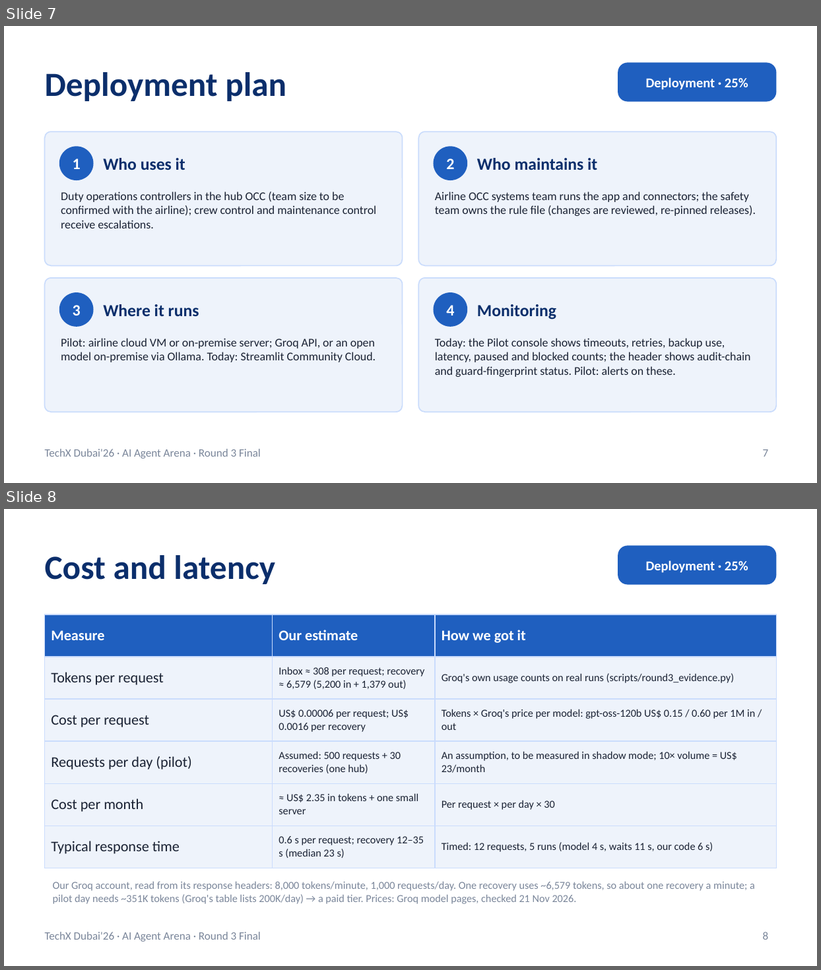
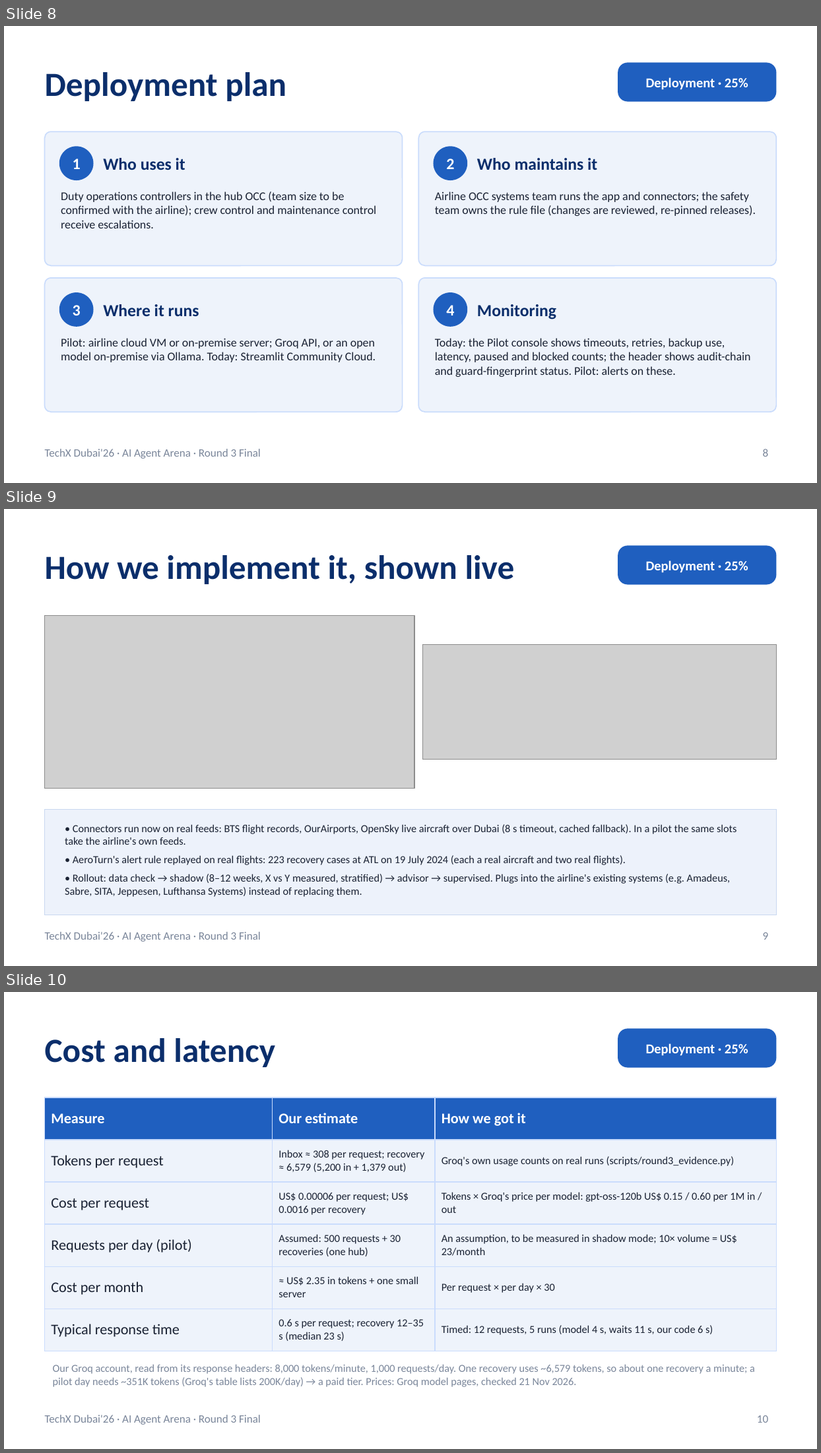
Before and after one commit to RithikhC/EagleX, a slide deck: docs/EagleX_Round3_Final.pptx. Shown one above the other, each under a label of ours: slides 7 and 8 before the commit, slides 8, 9 and 10 after it. The pictures are 821x970 and 821x1453 pixels, drawn with LibreOffice and Linux fonts; fonts in the diff are those of the drawing; grey boxes stand for pictures. Boxes give left, top, right and bottom in pixels: in the first picture for what was removed or moved away, otherwise in the second. Text is boxed around its words. In the diff, an @@ line names an element or a change of style, - is before the commit and + after.

```diff
--- a/docs/EagleX_Round3_Final.pptx
+++ b/docs/EagleX_Round3_Final.pptx
@@ slide 9 added at [4, 509, 817, 966], background #FFFFFF; not listed: 1 template element that a slide beside it also shows @@
@@ rounded rectangle added at [618, 545, 776, 585], fill #1F5FBF, 12 pt, text #FFFFFF, bold @@
+Deployment · 25%
@@ title added at [45, 555, 515, 584], 30 pt, text #0B2E6B, bold @@
+How we implement it, shown live
@@ picture added at [45, 615, 415, 789] @@
@@ picture added at [422, 645, 776, 760] @@
@@ rectangle added at [45, 810, 776, 916], fill #EDF2FB, outline #C9D8F0 0.5 pt @@
@@ text added at [65, 824, 737, 897], 9.5 pt, text #1A2233 @@
+• Connectors run now on real feeds: BTS flight records, OurAirports, OpenSky live aircraft over Dubai (8 s timeout, cached fallback). In a pilot the same slots take the airline's own feeds.
+• AeroTurn's alert rule replayed on real flights: 223 recovery cases at ATL on 19 July 2024 (each a real aircraft and two real flights).
+• Rollout: data check → shadow (8–12 weeks, X vs Y measured, stratified) → advisor → supervised. Plugs into the airline's existing systems (e.g. Amadeus, Sabre, SITA, Jeppesen, Lufthansa Systems) instead of replacing them.
@@ page number added at [763, 933, 769, 940], 10 pt, text #7A869A @@
+9
@@ what was slide 7 is now slide 8 @@
@@ page number at [763, 449, 769, 457]: text changed @@
-7
+8
@@ what was slide 8 is now slide 10 @@
@@ page number at [757, 1416, 768, 1423]: text changed @@
-8
+10
```
Also in this commit, not shown: 3 slides changed, 2 other slides added, 23 other files.
